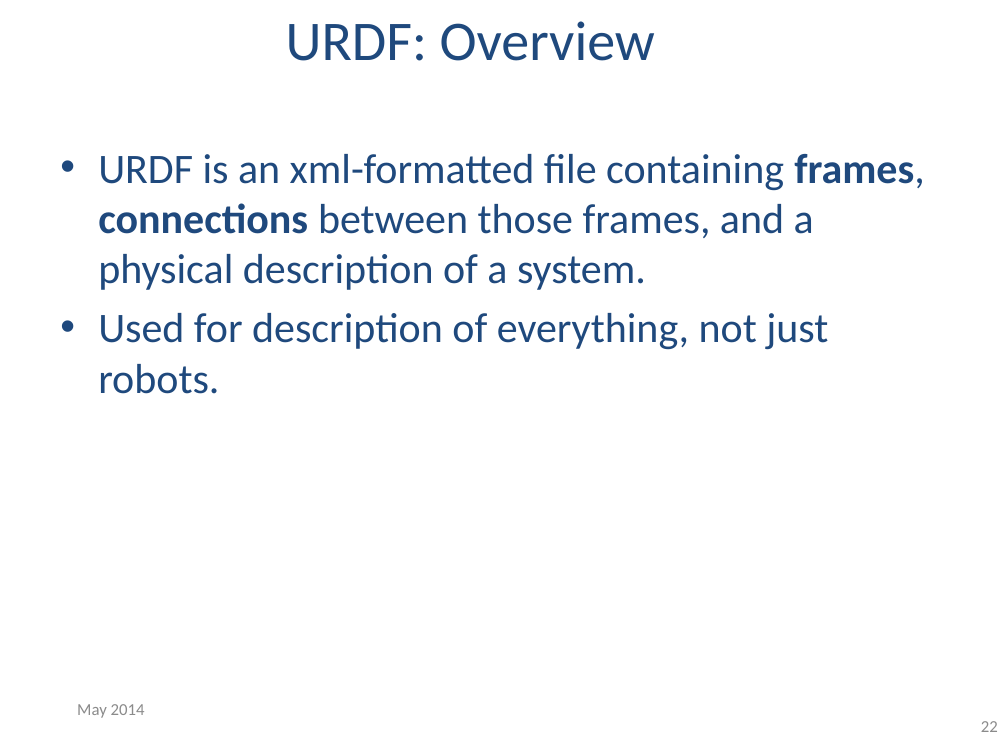
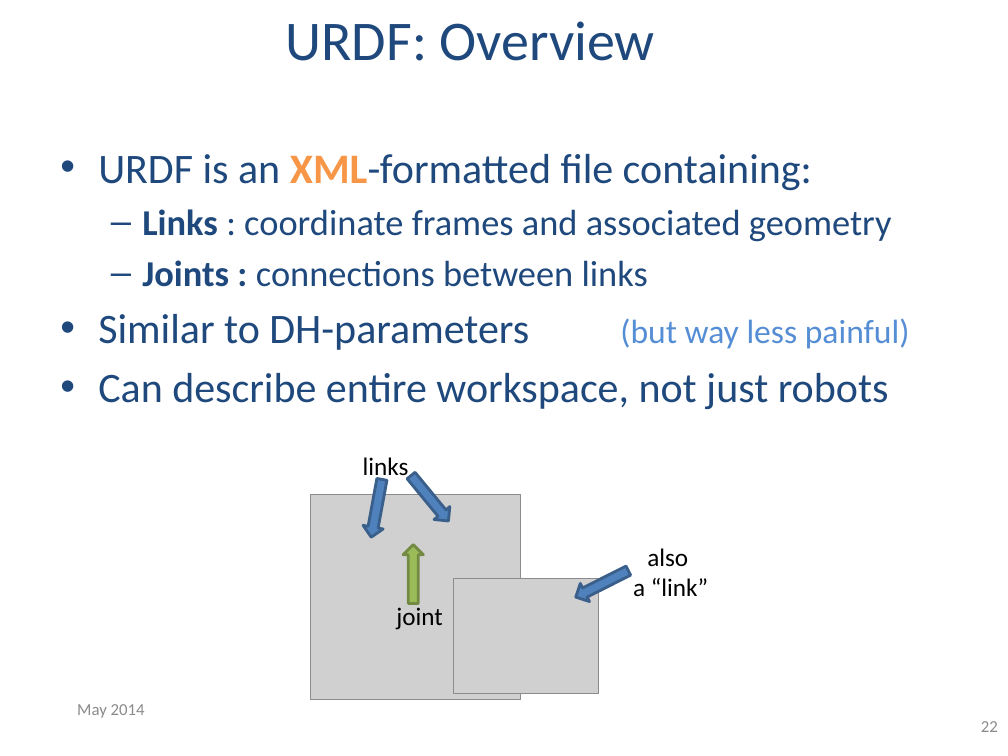
Before and after one commit to ros-industrial/industrial_training, a slide deck: slide 22 of training/slides/ROS-I Basic Developers Training - Session 2(Hydro).pptx. Drawn at 1008x756 pixels with LibreOffice and Linux fonts; fonts in the diff are those of the drawing; grey boxes stand for pictures; background and template pictures are left out. Boxes give left, top, right and bottom in pixels: in the first picture for what was removed or moved away, otherwise in the second. Text is boxed around its words. In the diff, an @@ line names an element or a change of style, - is before the commit and + after.

```diff
--- a/training/slides/ROS-I Basic Developers Training - Session 2(Hydro).pptx
+++ b/training/slides/ROS-I Basic Developers Training - Session 2(Hydro).pptx
@@ text at [98,154,910,409]: text changed @@
-• URDF is an xml-formatted file containing frames, connections between those frames, and a physical description of a system.
-• Used for description of everything, not just robots.
+• URDF is an XML-formatted file containing:
+  – Links : coordinate frames and associated geometry
+  – Joints : connections between links
+• Similar to DH-parameters (but way less painful)
+• Can describe entire workspace, not just robots
@@ group added at [310,457,708,699]: 4 right arrows, 3 texts, 2 pictures @@
+links
+joint
+also
+a “link”
```
Also in this commit, not shown: 2 other slides changed, 1 slide added.
